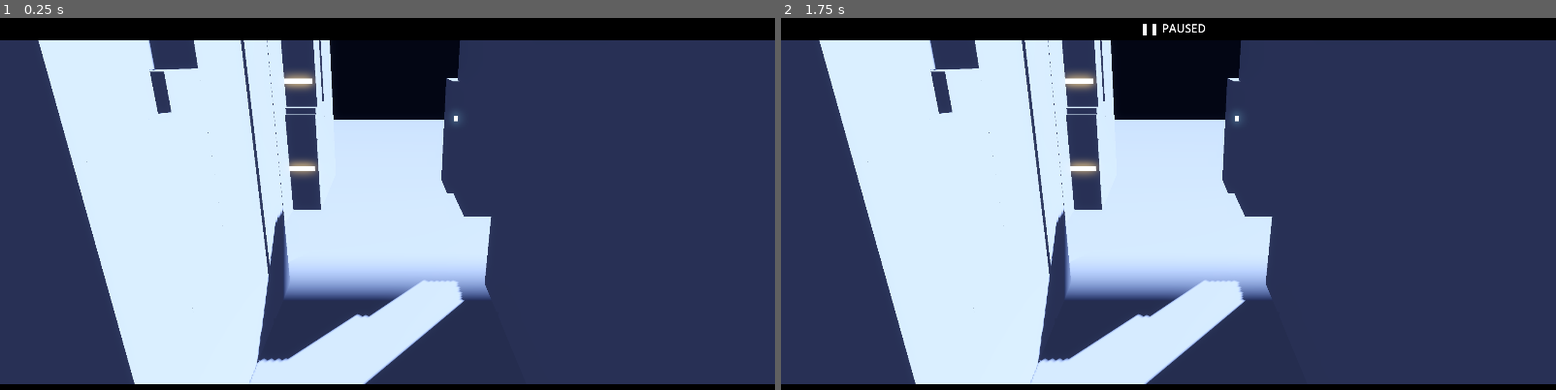
Above: before the commit, frames 1-2 (left to right).
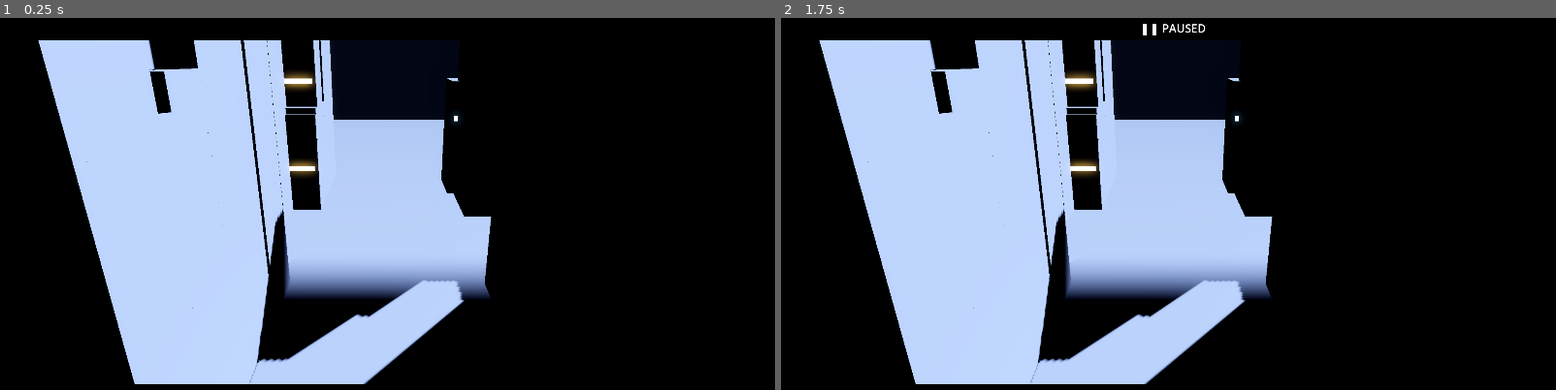
Above: after the commit, the same moments.

Repository: yankeeangelonero-hub/Gundamu-War
Game: Godot game, scene res://scenes/main.tscn
Two runs of this game, one before a commit and one after it. Both use one fixed random seed, a clock stepped at 60 frames per second and the inputs below.
Inputs:
- Up to frame 1 (0.25 s): no input
- Up to frame 2 (1.75 s): tap Enter at 0.5 s; tap P at 0.6, 1.35 s; tap Space at 0.77, 1.25, 1.52 s

The runs differ from the first frame. In frame 1, 89% of the frame differs, in the area x 0-100%, y 5-99%; in frame 2, 89%.
Error in both runs: Invalid call to function 'build_shot_list' in base 'GDScript'. Expected 2 argument(s). (res://scripts/main.gd:123)

Commit message:
refactor(grade): Grade/grammar own the full ambient fill incl. energy (A1)

Diff:
--- a/godot_director_spike/scripts/city_builder.gd
+++ b/godot_director_spike/scripts/city_builder.gd
@@ -77,10 +77,7 @@
 	var we := WorldEnvironment.new()
 	var env := Environment.new()
 	env.background_mode = Environment.BG_COLOR
-	env.ambient_light_source = Environment.AMBIENT_SOURCE_COLOR
 	env.background_color = Color(0.008, 0.01, 0.02)
-	env.ambient_light_color = Color(0.1, 0.12, 0.2)
-	env.ambient_light_energy = 1.6
 	env.tonemap_mode = Environment.TONE_MAPPER_FILMIC
 	env.glow_enabled = true
 	env.glow_bloom = 0.2
--- a/godot_director_spike/scripts/director/grade.gd
+++ b/godot_director_spike/scripts/director/grade.gd
@@ -34,6 +34,7 @@
 	# ambient comes from a color, not the sky. Set it here so the Grade is correct
 	# regardless of how city_builder configured the environment.
 	_env.ambient_light_source = Environment.AMBIENT_SOURCE_COLOR
+	_env.ambient_light_energy = _grammar.ambient_energy
 	var base: Dictionary = _grammar.mood_variants.get("base", _cur)
 	_cur = base.duplicate()
 	_target = base.duplicate()
--- a/godot_director_spike/scripts/director/shot_grammar.gd
+++ b/godot_director_spike/scripts/director/shot_grammar.gd
@@ -39,6 +39,9 @@
 # (F22) and are never crushed to black. Equals the current scene ambient so a
 # normal beat is unchanged; moods shift around it via `warmth`.
 @export var chromatic_fill: Color = Color(0.10, 0.12, 0.20)
+# ambient_energy: the ambient fill strength (F22). Grade owns this; default
+# equals the prior city_builder value so the live look is unchanged.
+@export var ambient_energy: float = 1.6
 # fx_light_energy: global multiplier garnish applies to its (now re-enabled) FX
 # OmniLights (F24). 1.0 = author-tuned baseline; raise for a punchier light.
 @export var fx_light_energy: float = 1.0
--- a/godot_director_spike/tests/grade_check.gd
+++ b/godot_director_spike/tests/grade_check.gd
@@ -51,6 +51,8 @@
 		"grade owns the ambient source on the live env (F22 fill is honored)")
 	check(live_env.ambient_light_color.is_equal_approx(g.chromatic_fill),
 		"live env ambient == chromatic fill")
+	check(is_equal_approx(live_env.ambient_light_energy, g.ambient_energy),
+		"grade owns ambient energy on the live env (A1)")
 	host.queue_free()
 
 	# --- beat -> mood mapping ---
--- a/godot_director_spike/tests/shot_grammar_check.gd
+++ b/godot_director_spike/tests/shot_grammar_check.gd
@@ -40,6 +40,7 @@
 		check(g.framing.bullet_time.radius == 32.0, "bullet_time.radius == 32")
 		# --- Phase 2: Lighting block ---
 		check(g.chromatic_fill.is_equal_approx(Color(0.10, 0.12, 0.20)), "chromatic_fill == cool non-black ambient")
+		check(is_equal_approx(g.ambient_energy, 1.6), "ambient_energy == 1.6")
 		check(is_equal_approx(g.fx_light_energy, 1.0), "fx_light_energy == 1.0")
 		# --- Phase 2: Color block (mood variants) ---
 		check(is_equal_approx(g.mood_lerp_rate, 1.5), "mood_lerp_rate == 1.5")
